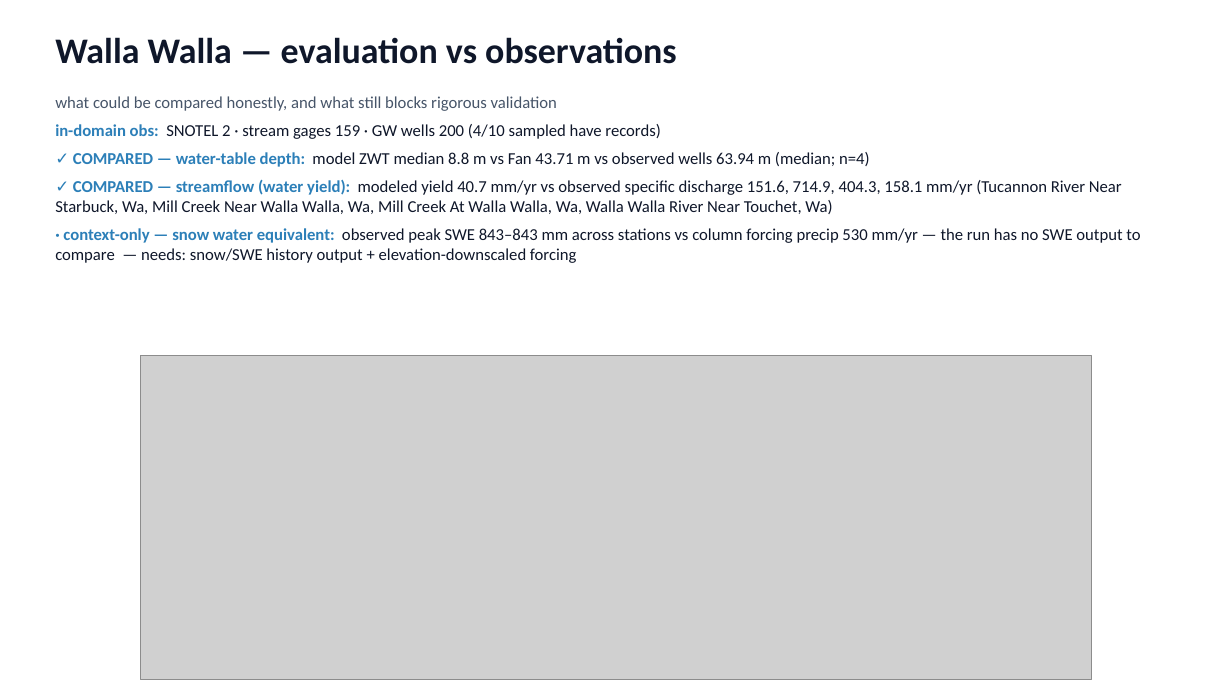
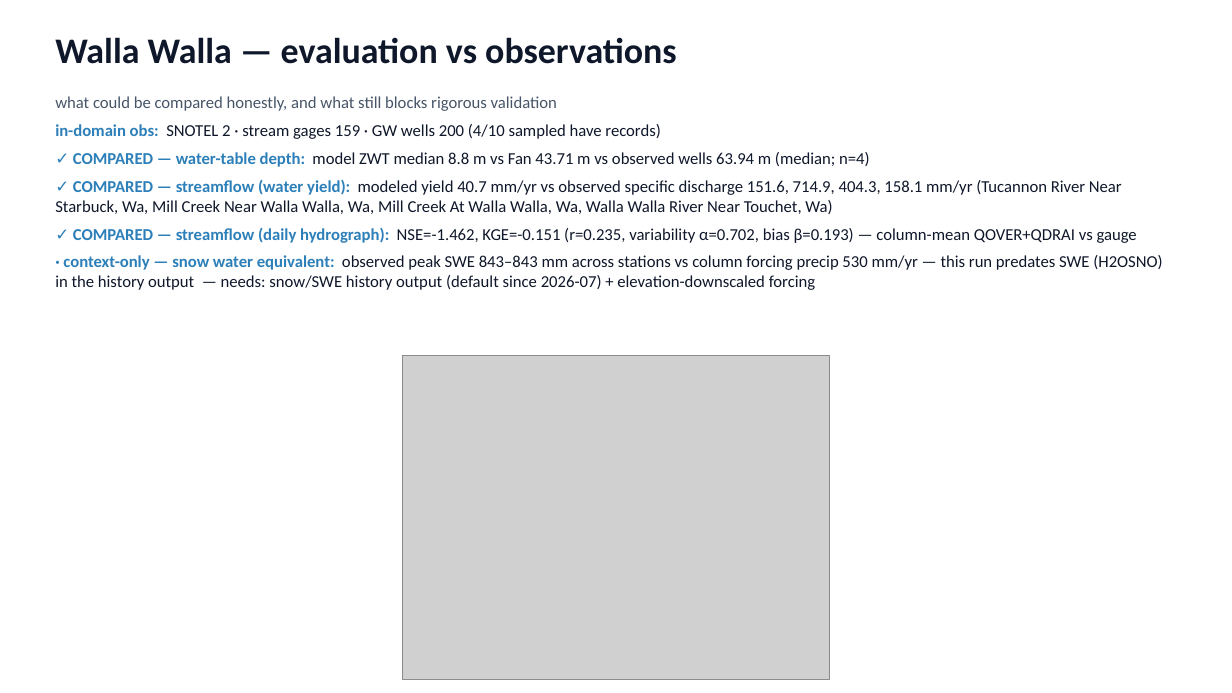
Before and after one commit to hoangtv1899/multi-agent-framework, a slide deck: slide 18 of docs/slides/story_20260702.pptx. Drawn at 1232x693 pixels with LibreOffice and Linux fonts; fonts in the diff are those of the drawing; grey boxes stand for pictures. Boxes give left, top, right and bottom in pixels: in the first picture for what was removed or moved away, otherwise in the second. Text is boxed around its words. In the diff, an @@ line names an element or a change of style, - is before the commit and + after.

```diff
--- a/docs/slides/story_20260702.pptx
+++ b/docs/slides/story_20260702.pptx
@@ text at box(55, 228, 1162, 290): text changed @@
-· context-only — snow water equivalent: observed peak SWE 843–843 mm across stations vs column forcing precip 530 mm/yr — the run has no SWE output to compare — needs: snow/SWE history output + elevation-downscaled forcing
+✓ COMPARED — streamflow (daily hydrograph): NSE=-1.462, KGE=-0.151 (r=0.235, variability α=0.702, bias β=0.193) — column-mean QOVER+QDRAI vs gauge
+· context-only — snow water equivalent: observed peak SWE 843–843 mm across stations vs column forcing precip 530 mm/yr — this run predates SWE (H2OSNO) in the history output — needs: snow/SWE history output (default since 2026-07) + elevation-downscaled forcing
@@ picture: place and size @@
-picture at box(140, 356, 1092, 679)
+picture at box(402, 356, 830, 679)
```
Also in this commit, not shown: 2 other slides changed.
